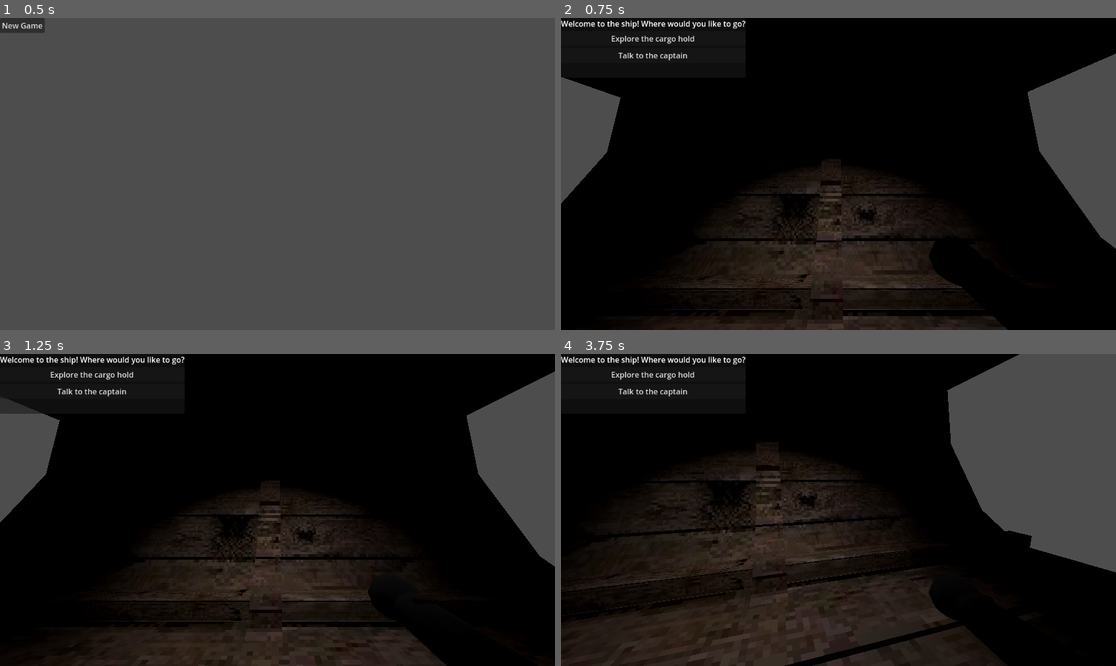
Above: before the commit, frames 1-4 (two rows, left to right).
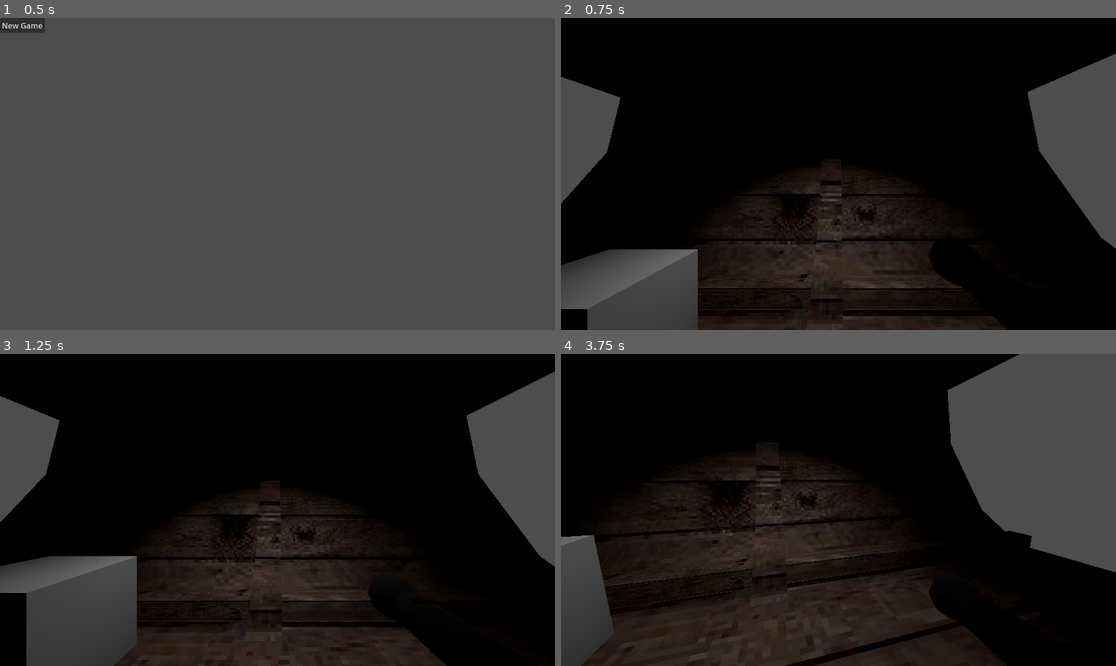
Above: after the commit, the same moments.

Repository: georgebutler/cargo
Game: Godot game, scene res://game.tscn
The game is run twice, just before and just after one commit, with the same random seed, the same clock (stepped at 60 frames per second) and the same inputs.
Inputs (mouse positions are in pixels of both pictures, inside the frame that each line leads up to):
- Up to frame 1 (0.5 s): no input
- Up to frame 2 (0.75 s): click "New Game" at 0.5 s
- Up to frame 3 (1.25 s): no input
- Up to frame 4 (3.75 s): click (655, 375) at 1.25 s, where only the run before the commit has a clickable "Explore the cargo hold"; click (655, 385) at 2 s, where only the run before the commit has a clickable "Return to the deck"; click (655, 391) at 2.75 s, where only the run before the commit has a clickable "Talk to the captain"; click (655, 403) at 3.5 s, where only the run before the commit has a clickable "Return to the deck"

Frame 1 is identical in both runs. In frame 2, 6.6% of the frame differs, in the area x 0-34%, y 0-100%; in frame 3, 8.2%; in frame 4, 3.8%.

Commit message:
branching dialogue

Diff:
--- a/environments/ship.tscn
+++ b/environments/ship.tscn
@@ -1,7 +1,8 @@
-[gd_scene load_steps=3 format=3 uid="uid://dw3oo6moituj3"]
+[gd_scene load_steps=4 format=3 uid="uid://dw3oo6moituj3"]
 
 [ext_resource type="PackedScene" uid="uid://bobkycuhdgv1f" path="res://player.tscn" id="1_1kc7i"]
 [ext_resource type="PackedScene" uid="uid://bmp75fkwkwyvl" path="res://ship/ship.glb" id="2_xknj6"]
+[ext_resource type="PackedScene" uid="uid://bpjmkgy1xltk2" path="res://the_crate.tscn" id="3_c0juy"]
 
 [node name="Ship" type="Node"]
 
@@ -17,3 +18,6 @@
 transform = Transform3D(1, 0, 0, 0, 0.258819, 0.965926, 0, -0.965926, 0.258819, -0.0842161, 4.81936, -1.6205)
 light_energy = 4.07
 spot_range = 5.438
+
+[node name="StaticBody3D" parent="." instance=ExtResource("3_c0juy")]
+transform = Transform3D(1, 0, 0, 0, 1, 0, 0, 0, 1, -2.07538, 1.32029, -1.77503)
--- a/game.gd
+++ b/game.gd
@@ -13,8 +13,5 @@
 	elif (state["scene"] == "ship"):
 		state["phase"] = 0
 
-		$Dialogue.load_dialogue_data("res://dialogue/test.json")
-		$Dialogue.start_dialogue("start")
-
 func _ready() -> void:
 	$Scene.main_menu()
--- /dev/null
+++ b/interaction.gd
@@ -0,0 +1,7 @@
+extends Node
+
+signal on_interact()
+
+func interact():
+	on_interact.emit()
+	print("Hello")
--- /dev/null
+++ b/interaction.tscn
@@ -0,0 +1,6 @@
+[gd_scene load_steps=2 format=3 uid="uid://5g2wdyp0qjy1"]
+
+[ext_resource type="Script" path="res://interaction.gd" id="1_3ynsc"]
+
+[node name="Interaction" type="Node"]
+script = ExtResource("1_3ynsc")
--- a/player.gd
+++ b/player.gd
@@ -11,6 +11,14 @@
 func _input(event):
 	if event.is_action_pressed("ui_cancel"):
 		Input.mouse_mode = Input.MOUSE_MODE_VISIBLE
+
+	if event.is_action_pressed("interact"):
+		if $Camera3D/RayCast3D.is_colliding():
+			var collider = $Camera3D/RayCast3D.get_collider()
+			var interaction = collider.get_node_or_null("Interaction")
+
+			if interaction:
+				interaction.interact()
 
 	if event is InputEventMouseButton and event.pressed:
 		if event.button_index == MOUSE_BUTTON_LEFT:
--- a/player.tscn
+++ b/player.tscn
@@ -15,6 +15,10 @@
 transform = Transform3D(1, 0, 0, 0, 1, 0, 0, 0, 1, 0, 0.5, 0)
 current = true
 
+[node name="RayCast3D" type="RayCast3D" parent="Camera3D"]
+transform = Transform3D(-4.37114e-08, 0, 1, 1, -4.37114e-08, 4.37114e-08, 4.37114e-08, 1, 1.91069e-15, 0, 0, 0)
+target_position = Vector3(0, -2, 0)
+
 [node name="Flashlight" type="Node3D" parent="Camera3D"]
 
 [node name="flashlight_22" parent="Camera3D/Flashlight" instance=ExtResource("1_y5mky")]
--- a/project.godot
+++ b/project.godot
@@ -42,3 +42,8 @@
 "events": [Object(InputEventKey,"resource_local_to_scene":false,"resource_name":"","device":-1,"window_id":0,"alt_press …(191 unchanged characters)…
 ]
 }
+interact={
+"deadzone": 0.5,
+"events": [Object(InputEventKey,"resource_local_to_scene":false,"resource_name":"","device":-1,"window_id":0,"alt_pressed":false,"shift_pressed":false,"ctrl_pressed":false,"meta_pressed":false,"pressed":false,"keycode":0,"physical_keycode":69,"key_label":0,"unicode":101,"location":0,"echo":false,"script":null)
+]
+}
--- a/ship/planks.tres
+++ b/ship/planks.tres
@@ -1,10 +1,10 @@
 [gd_resource type="StandardMaterial3D" load_steps=2 format=3 uid="uid://y3l1h8i7o5m3"]
 
-[ext_resource type="Texture2D" uid="uid://u4d4pblagsm4" path="res://ship/ship_d19e01c6bcbd3bf4c4c8e99d9d2a5f5f.jpg" id="1_6ceod"]
+[ext_resource type="Texture2D" uid="uid://dut203ca7i40w" path="res://ship/d19e01c6bcbd3bf4c4c8e99d9d2a5f5f.png" id="1_bjw43"]
 
 [resource]
 shading_mode = 2
 diffuse_mode = 1
 specular_mode = 2
-albedo_texture = ExtResource("1_6ceod")
+albedo_texture = ExtResource("1_bjw43")
 texture_filter = 0
--- /dev/null
+++ b/the_crate.gd
@@ -0,0 +1,5 @@
+extends StaticBody3D
+
+func _on_interaction_on_interact() -> void:
+	get_tree().root.get_node("Game").get_node("Dialogue").load_dialogue_data("res://data/dialogue/test.json")
+	get_tree().root.get_node("Game").get_node("Dialogue").start_dialogue("start")
--- /dev/null
+++ b/the_crate.tscn
@@ -0,0 +1,21 @@
+[gd_scene load_steps=5 format=3 uid="uid://bpjmkgy1xltk2"]
+
+[ext_resource type="PackedScene" uid="uid://5g2wdyp0qjy1" path="res://interaction.tscn" id="1_3l055"]
+[ext_resource type="Script" path="res://the_crate.gd" id="1_vdgwa"]
+
+[sub_resource type="BoxShape3D" id="BoxShape3D_eyg5j"]
+
+[sub_resource type="BoxMesh" id="BoxMesh_1qymi"]
+
+[node name="StaticBody3D" type="StaticBody3D"]
+script = ExtResource("1_vdgwa")
+
+[node name="CollisionShape3D" type="CollisionShape3D" parent="."]
+shape = SubResource("BoxShape3D_eyg5j")
+
+[node name="MeshInstance3D" type="MeshInstance3D" parent="."]
+mesh = SubResource("BoxMesh_1qymi")
+
+[node name="Interaction" parent="." instance=ExtResource("1_3l055")]
+
+[connection signal="on_interact" from="Interaction" to="." method="_on_interaction_on_interact"]
Renamed: dialogue/test.json -> data/dialogue/test.json
Binary file added: ship/d19e01c6bcbd3bf4c4c8e99d9d2a5f5f.png
Not shown, added: ship/d19e01c6bcbd3bf4c4c8e99d9d2a5f5f.png.import
